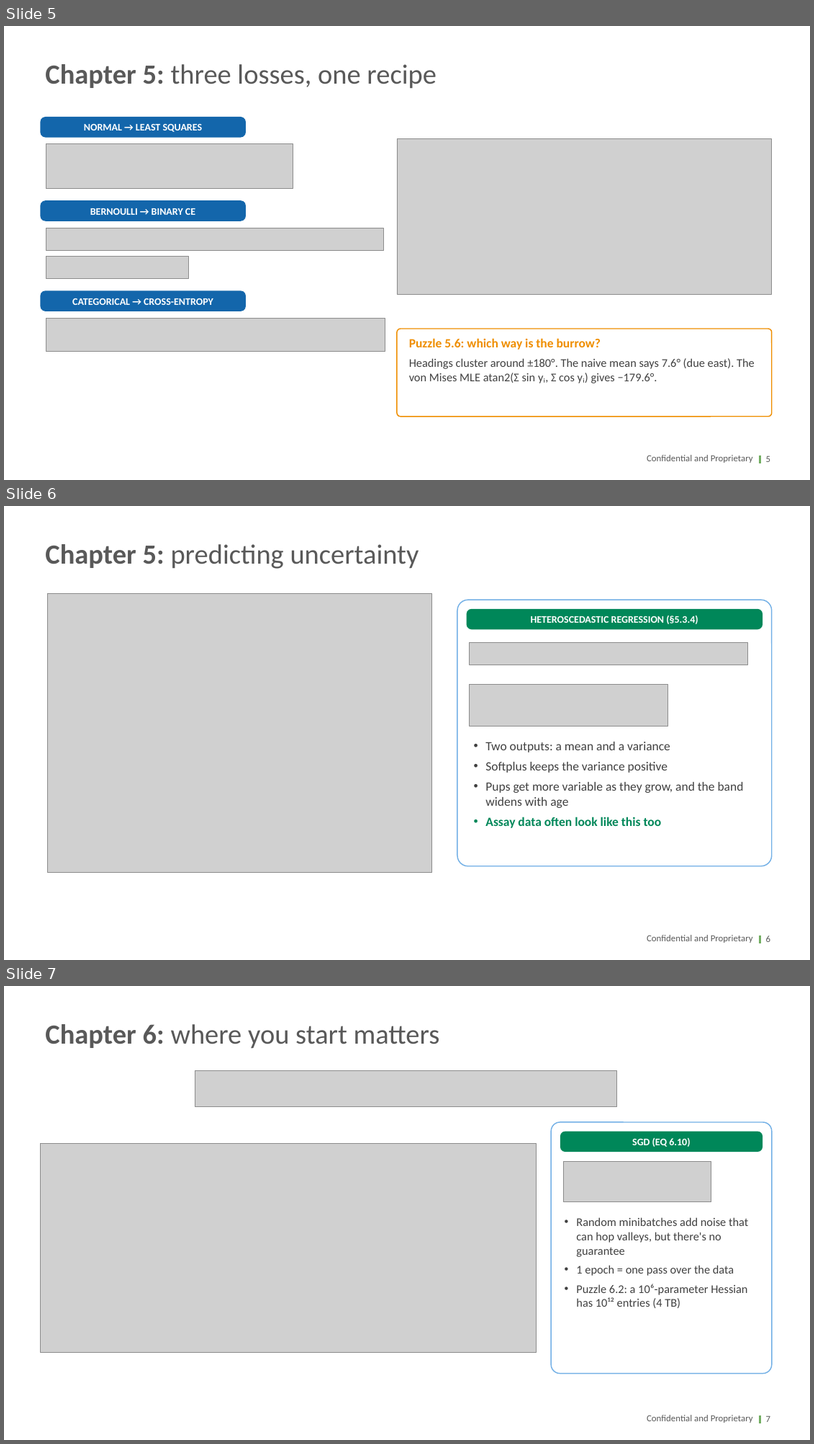
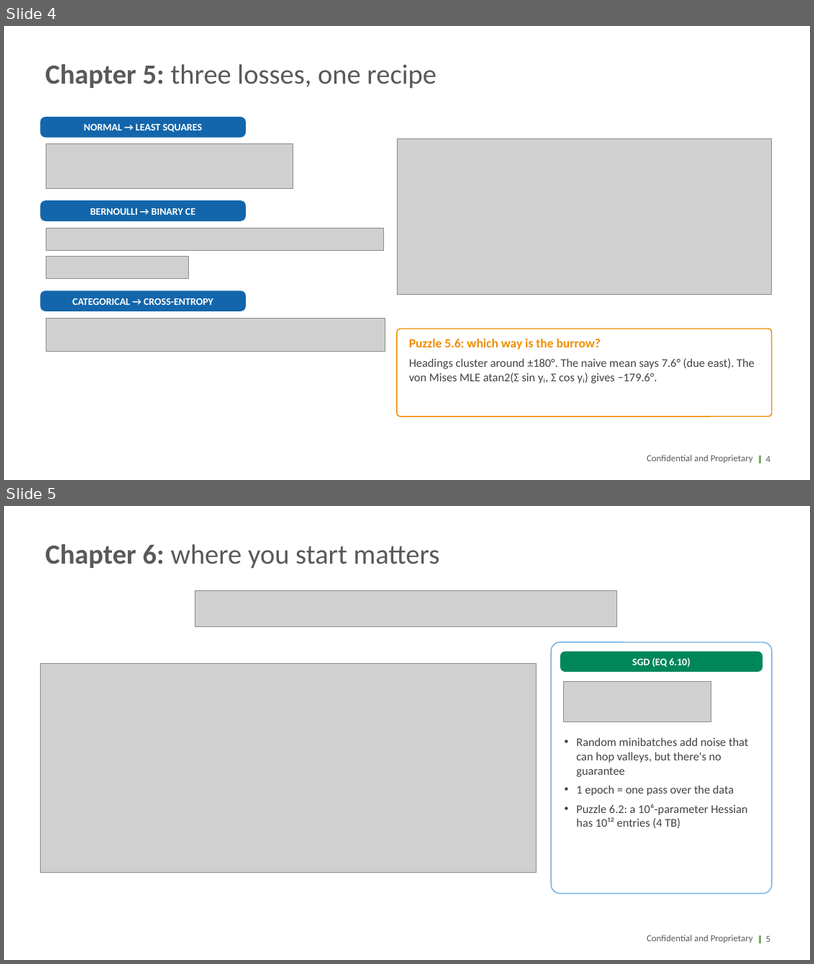
Before and after one commit to transitionbio/udl-ch1-8-tutorial, a slide deck: slides/TBio_UDL_S2_Losses_Training_Ch5-6.pptx. Shown one above the other, each under a label of ours: slides 5, 6 and 7 before the commit, slides 4 and 5 after it. The pictures are 814x1444 and 814x964 pixels, drawn with LibreOffice and Linux fonts; fonts in the diff are those of the drawing; grey boxes stand for pictures; background and template pictures are left out. Boxes give left, top, right and bottom in pixels: in the first picture for what was removed or moved away, otherwise in the second. Text is boxed around its words. In the diff, an @@ line names an element or a change of style, - is before the commit and + after.

```diff
--- a/slides/TBio_UDL_S2_Losses_Training_Ch5-6.pptx
+++ b/slides/TBio_UDL_S2_Losses_Training_Ch5-6.pptx
@@ slide 6 removed at (x1=4, y1=506, x2=810, y2=960), background #FFFFFF; not listed: 3 template elements that a slide beside it also shows @@
@@ title removed at (x1=45, y1=544, x2=419, y2=569) @@
-Chapter 5: predicting uncertainty
@@ picture removed at (x1=47, y1=594, x2=432, y2=872) @@
@@ rounded rectangle removed at (x1=458, y1=600, x2=772, y2=866) @@
@@ rounded rectangle removed at (x1=467, y1=609, x2=763, y2=629) @@
-HETEROSCEDASTIC REGRESSION (§5.3.4)
@@ picture removed at (x1=470, y1=642, x2=748, y2=665) @@
@@ picture removed at (x1=470, y1=685, x2=669, y2=726) @@
@@ text removed at (x1=486, y1=741, x2=744, y2=828) @@
-• Two outputs: a mean and a variance
-• Softplus keeps the variance positive
-• Pups get more variable as they grow, and the band widens with age
-• Assay data often look like this too
@@ page number removed at (x1=766, y1=935, x2=771, y2=942) @@
-6
@@ what was slide 5 is now slide 4 @@
@@ page number at (x1=766, y1=456, x2=771, y2=462): text changed @@
-5
+4
@@ what was slide 7 is now slide 5 @@
@@ page number at (x1=766, y1=936, x2=771, y2=942): text changed @@
-7
+5
```
Also in this commit, not shown: 1 slide changed, 2 other slides removed, 9 other files.
